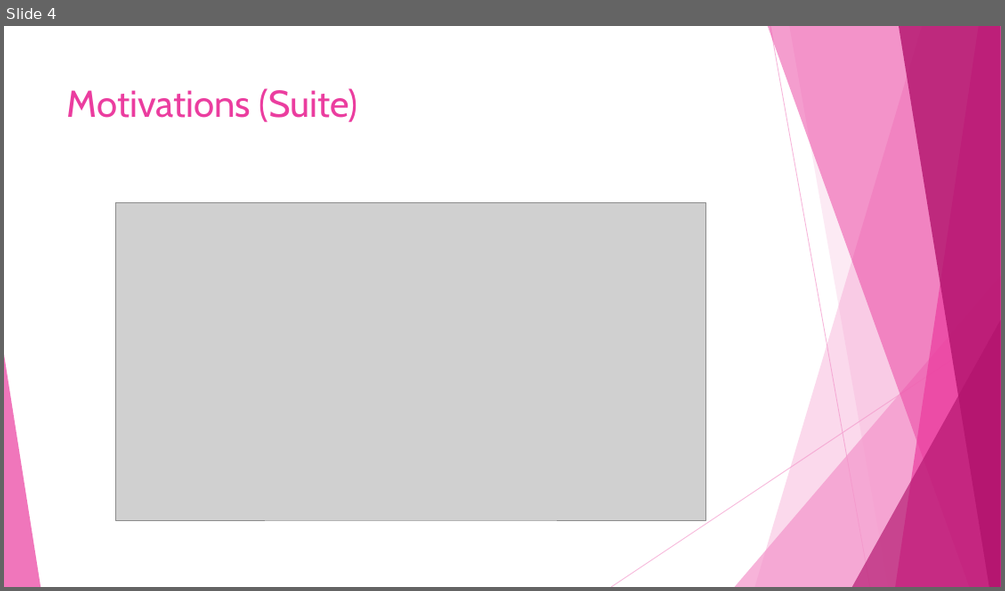
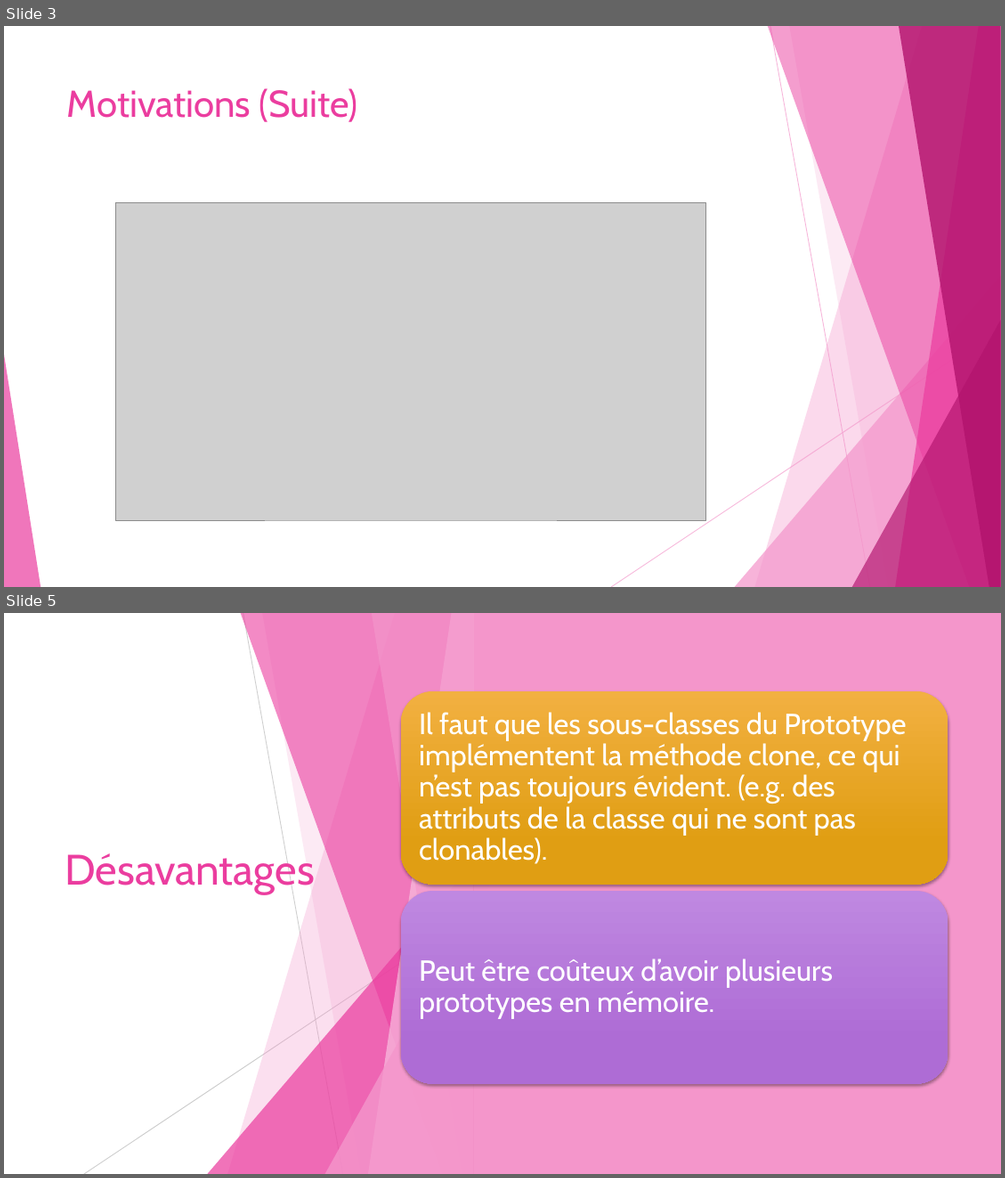
Before and after one commit to djaquet5/MCR-Prototype, a slide deck: Prototype-kyun.pptx. Shown one above the other, each under a label of ours: slide 4 before the commit, slides 3 and 5 after it; the slides between them are not shown. The pictures are 1005x591 and 1005x1178 pixels, drawn with LibreOffice and Linux fonts; fonts in the diff are those of the drawing; grey boxes stand for pictures. Boxes give left, top, right and bottom in pixels: in the first picture for what was removed or moved away, otherwise in the second. Text is boxed around its words. In the diff, an @@ line names an element or a change of style, - is before the commit and + after.

```diff
--- a/Prototype-kyun.pptx
+++ b/Prototype-kyun.pptx
@@ slide 5 added at (x1=4, y1=613, x2=1001, y2=1174), background #FFFFFF; not listed: 10 template elements that a slide beside it also shows @@
@@ rectangle added at (x1=4, y1=613, x2=1001, y2=1174), fill #FFFFFF @@
@@ rectangle added at (x1=474, y1=613, x2=1001, y2=1174), fill #F496CB @@
@@ title added at (x1=65, y1=852, x2=315, y2=894), 41 pt, text #EB3D9F @@
+Désavantages
@@ group added at (x1=84, y1=613, x2=474, y2=1174): 5 freeform shapes, 2 lines, 2 triangles @@
@@ group added at (x1=401, y1=691, x2=948, y2=1083): 2 rounded rectangles, 2 texts @@
+Il faut que les sous-classes du Prototype implémentent la méthode clone, ce qui n’est pas toujours évident. (e.g. des attributs de la classe qui ne sont pas clonables).
+Peut être coûteux d’avoir plusieurs prototypes en mémoire.
@@ what was slide 4 is now slide 3 @@
```
Also in this commit, not shown: 3 slides changed, 1 other slide added.
